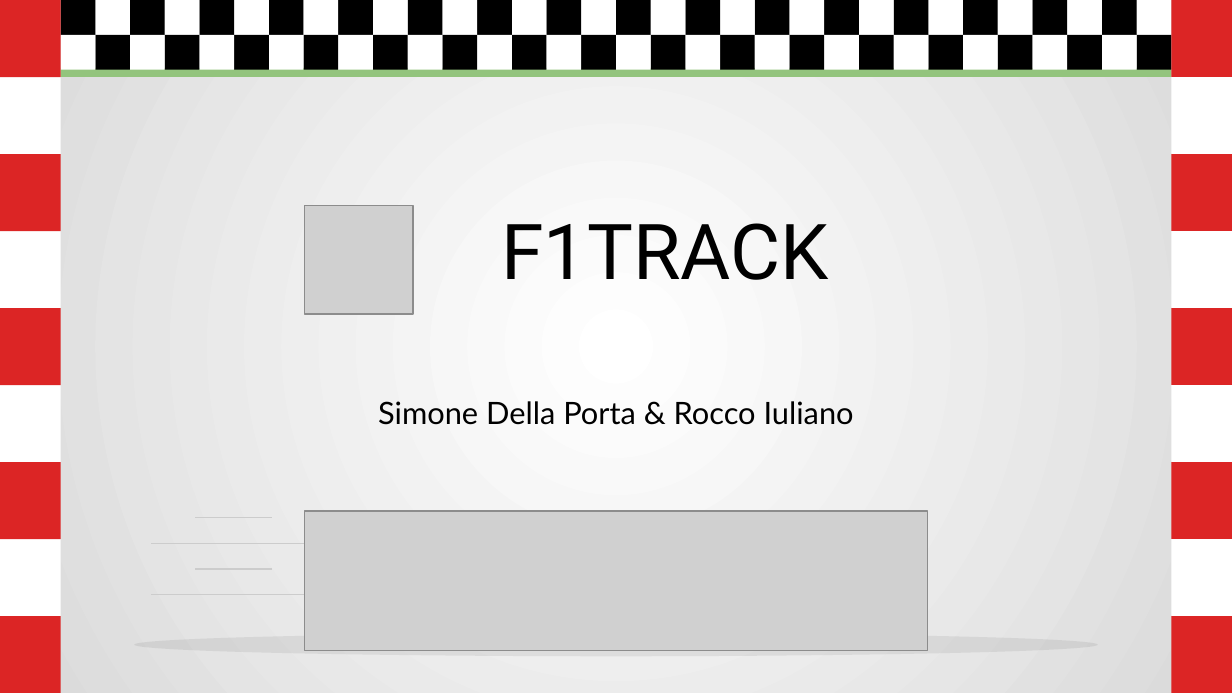
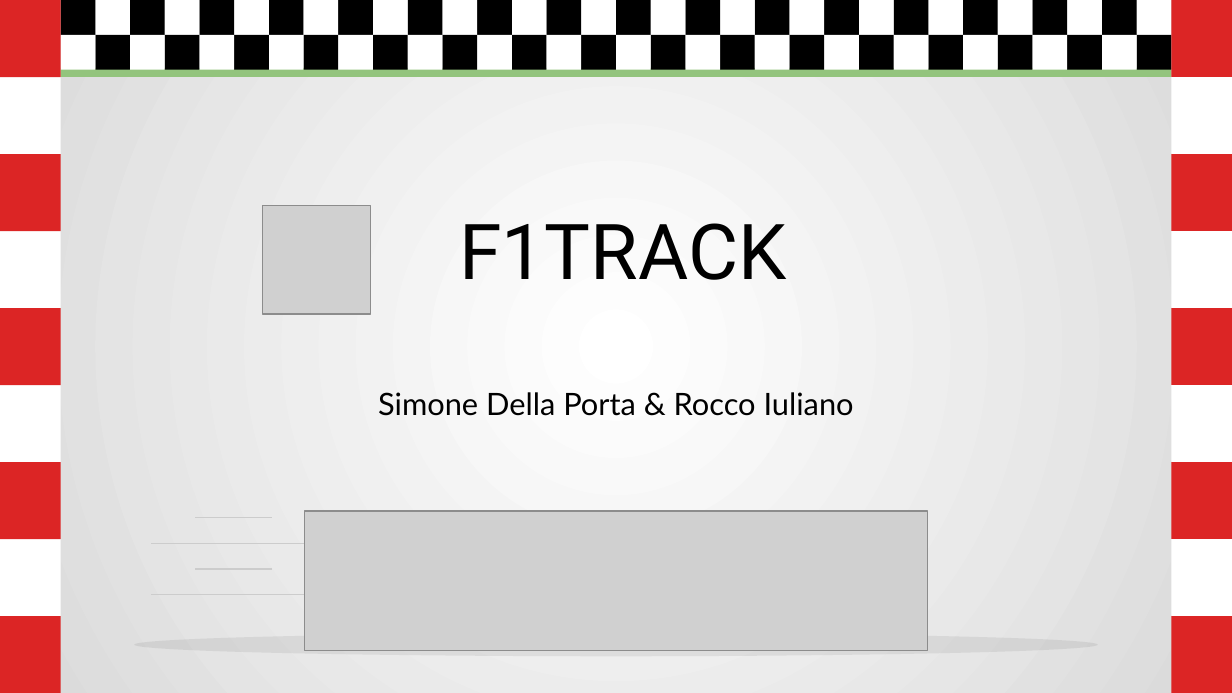
Before and after one commit to Rocco000/F1Track, a slide deck: slide 1 of F1Track_Presentation.pptx. Drawn at 1232x693 pixels with LibreOffice and Linux fonts; fonts in the diff are those of the drawing; grey boxes stand for pictures. Boxes give left, top, right and bottom in pixels: in the first picture for what was removed or moved away, otherwise in the second. Text is boxed around its words. In the diff, an @@ line names an element or a change of style, - is before the commit and + after.

```diff
--- a/F1Track_Presentation.pptx
+++ b/F1Track_Presentation.pptx
@@ picture: place and size @@
-picture at [304, 206, 413, 314]
+picture at [262, 206, 371, 314]
@@ title "F1TRACK": place and size @@
-title "F1TRACK" at [501, 223, 828, 280]
+title "F1TRACK" at [459, 223, 786, 280]
@@ subtitle "Simone Della Porta & Rocco ...": place and size @@
-subtitle "Simone Della Porta & Rocco ..." at [378, 401, 854, 425]
+subtitle "Simone Della Porta & Rocco ..." at [378, 392, 854, 416]
```
Also in this commit, not shown: 2 other slides changed.
